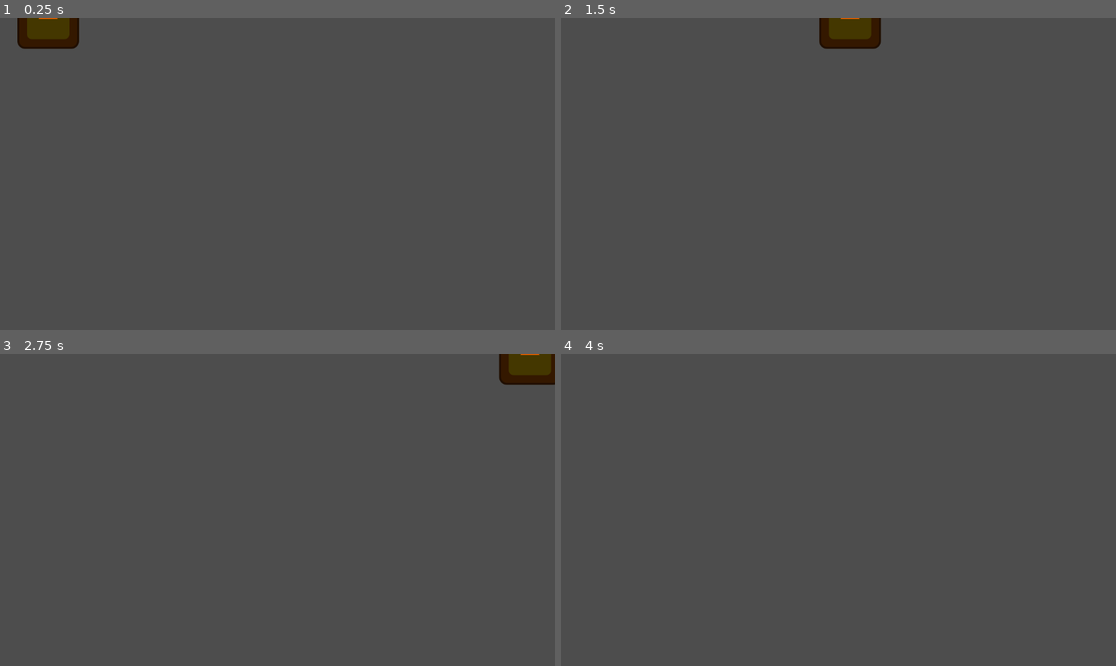
Above: before the commit, frames 1-4 (two rows, left to right).
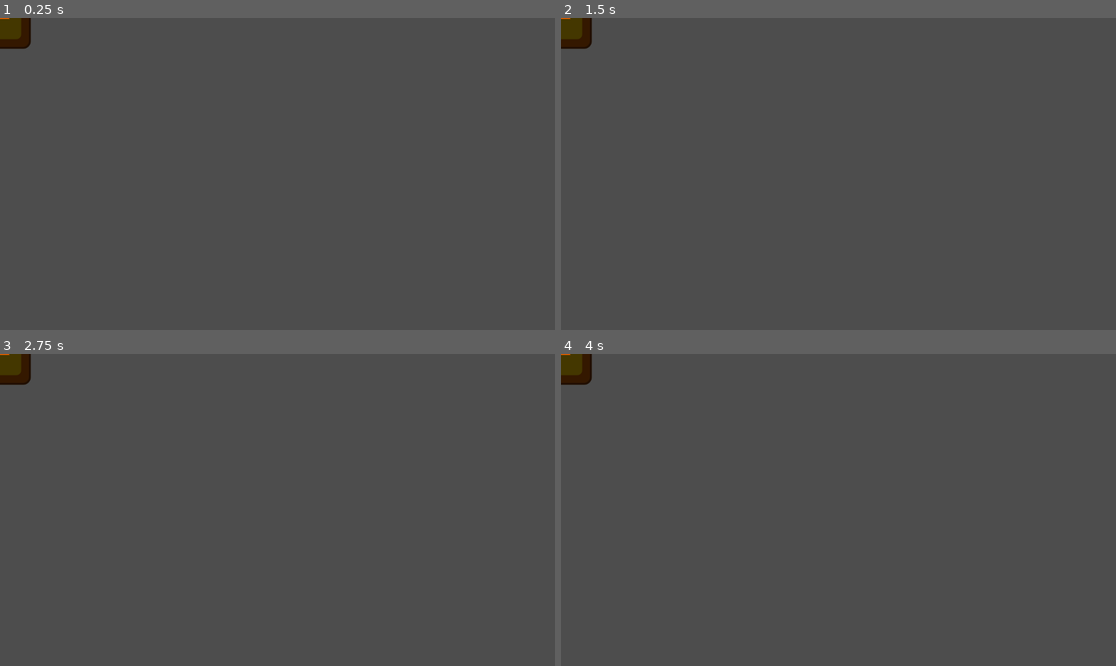
Above: after the commit, the same moments.

Repository: PietPadda/Godot_2D_ARPG
Game: Godot game, scene res://scenes/skills/fireball_projectile.tscn
The game is run twice, just before and just after one commit, with the same random seed, the same clock (stepped at 60 frames per second) and the same inputs. This scene is started directly instead of the project's main scene. The engine's default icon, where the game draws it, is replaced by a stand-in: a white triangle on a blue panel in a dark square.
Inputs (mouse positions are in pixels of both pictures, inside the frame that each line leads up to):
- Up to frame 1 (0.25 s): no input
- Up to frame 2 (1.5 s): move the mouse to (960, 158) at 0.52 s; hold Space (attack) 0.53-1.28 s; move the mouse to (727, 189) at 1.27 s; click (727, 189) at 1.35 s
- Up to frame 3 (2.75 s): move the mouse to (333, 441) at 2.02 s; hold Space (attack) from 2.03 s (still down)
- Up to frame 4 (4 s): move the mouse to (810, 572) at 2.77 s; release Space (attack) at 2.78 s; click (810, 572) at 2.85 s; tap Enter at 3.5 s; move the mouse to (1005, 556) at 3.52 s; hold Space (attack) from 3.53 s (still down)

The runs differ from the first frame. In frame 1, 1.3% of the frame differs, in the area x 0-15%, y 0-10%; in frame 2, 1.6%, in the area x 0-58%, y 0-10%; in frame 3, 1.5%; in frame 4, 0.5%.

Commit message:
refactor(skills): make projectile properties data-driven

Diff:
--- /dev/null
+++ b/data/skills/fireball_projectile_data.tres
@@ -0,0 +1,9 @@
+[gd_resource type="Resource" script_class="ProjectileData" load_steps=2 format=3 uid="uid://ny16ndio63km"]
+
+[ext_resource type="Script" uid="uid://bt01vkvkmv6x5" path="res://data/skills/projectile_data.gd" id="1_0pce3"]
+
+[resource]
+script = ExtResource("1_0pce3")
+speed = 400.0
+lifetime = 3.0
+metadata/_custom_type_script = "uid://bt01vkvkmv6x5"
--- /dev/null
+++ b/data/skills/fireball_skill.tres
@@ -0,0 +1,14 @@
+[gd_resource type="Resource" script_class="SkillData" load_steps=4 format=3 uid="uid://buvyst3ml008j"]
+
+[ext_resource type="Resource" uid="uid://ny16ndio63km" path="res://data/skills/fireball_projectile_data.tres" id="1_fd0oi"]
+[ext_resource type="PackedScene" uid="uid://dfce8t7pklgpr" path="res://scenes/skills/fireball_projectile.tscn" id="2_3ht3f"]
+[ext_resource type="Script" uid="uid://cmob1afavc4dc" path="res://data/skills/skill_data.gd" id="3_lcxmc"]
+
+[resource]
+script = ExtResource("3_lcxmc")
+skill_name = "Fireball"
+mana_cost = 10
+damage = 50
+projectile_scene = ExtResource("2_3ht3f")
+projectile_data = ExtResource("1_fd0oi")
+metadata/_custom_type_script = "uid://cmob1afavc4dc"
--- /dev/null
+++ b/data/skills/projectile_data.gd
@@ -0,0 +1,9 @@
+# projectile_data.gd
+class_name ProjectileData
+extends Resource
+
+# Description
+## A data container for all projectile properties.
+
+@export var speed: float = 400.0
+@export var lifetime: float = 3.0 # Duration in seconds
--- a/data/skills/skill_data.gd
+++ b/data/skills/skill_data.gd
@@ -5,11 +5,11 @@
 # Description
 ## A data container for all skill properties.
 
+# exported vars
 @export var skill_name: String = "New Skill"
 @export var mana_cost: int = 10
 @export var damage: int = 50
-@export var speed: float = 400.0 # projectile speed
-@export var timer_expire: float = 3.0 # before skill deletes itself
 
-# This will hold the scene for the projectile our skill fires.
+# exported scenes & data
 @export var projectile_scene: PackedScene
+@export var projectile_data: ProjectileData
--- a/scripts/skills/fireball_projectile.gd
+++ b/scripts/skills/fireball_projectile.gd
@@ -1,10 +1,9 @@
 # fireball_projectile.gd
 extends Area2D
 
-# default vars
-var damage: int = 0
-var speed: float = 400.0
-var timer_expire: float = 3.0
+# init vars
+var damage: int
+var speed: float
 
 # scene nodes
 @onready var timer: Timer = $Timer
@@ -14,7 +13,12 @@
 	body_entered.connect(_on_body_entered)
 	# Connect the timer to self-destruct after a few seconds.
 	timer.timeout.connect(queue_free)
-	timer.start(timer_expire) # Projectile lasts for X seconds.
+
+# A new initialize function to set up the projectile from data.
+func initialize(skill_data: SkillData) -> void:
+	self.damage = skill_data.damage
+	self.speed = skill_data.projectile_data.speed
+	timer.start(skill_data.projectile_data.lifetime)
 
 func _physics_process(delta: float) -> void:
 	# Move forward in the direction the projectile is facing.
Not shown, added: data/skills/projectile_data.gd.uid
